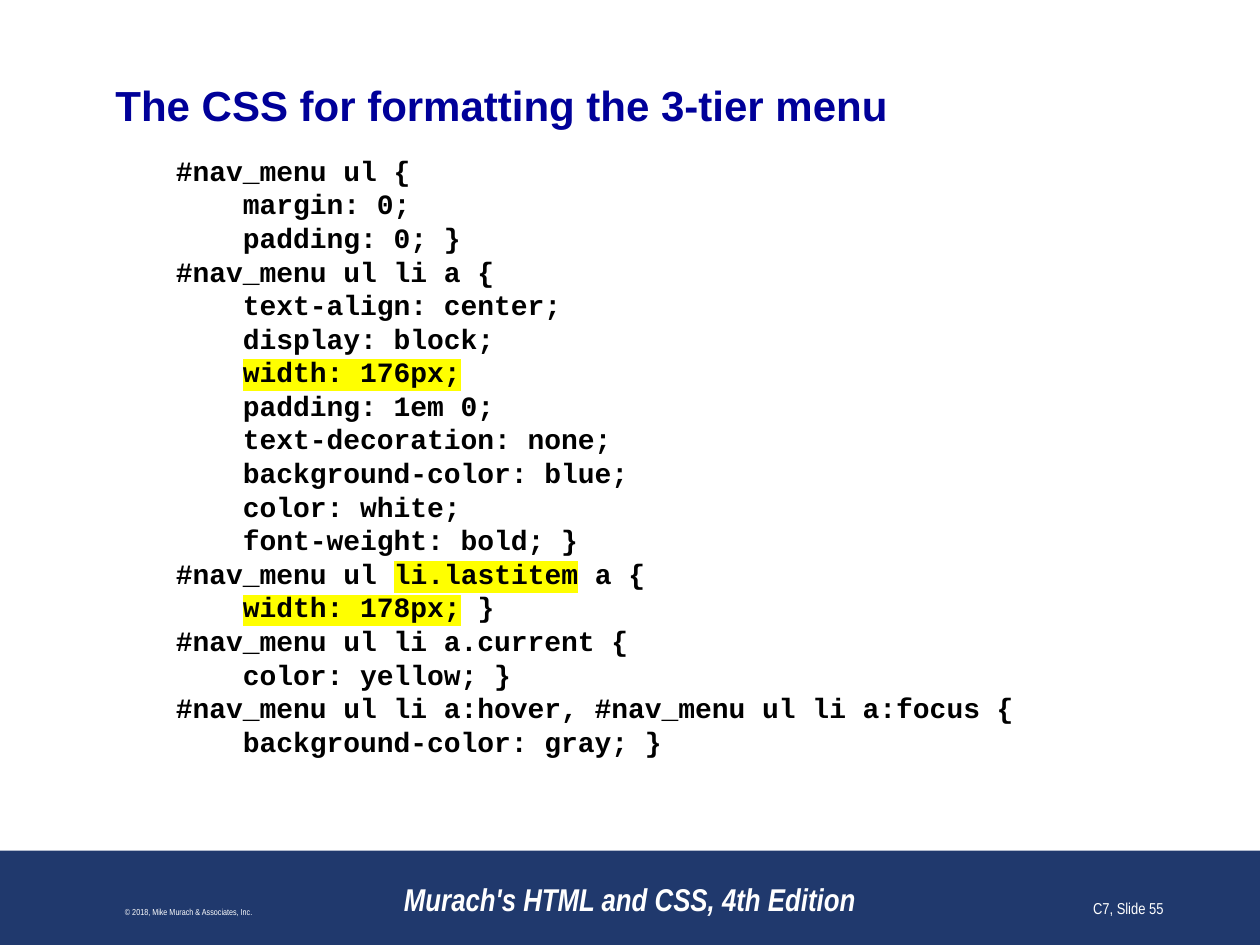
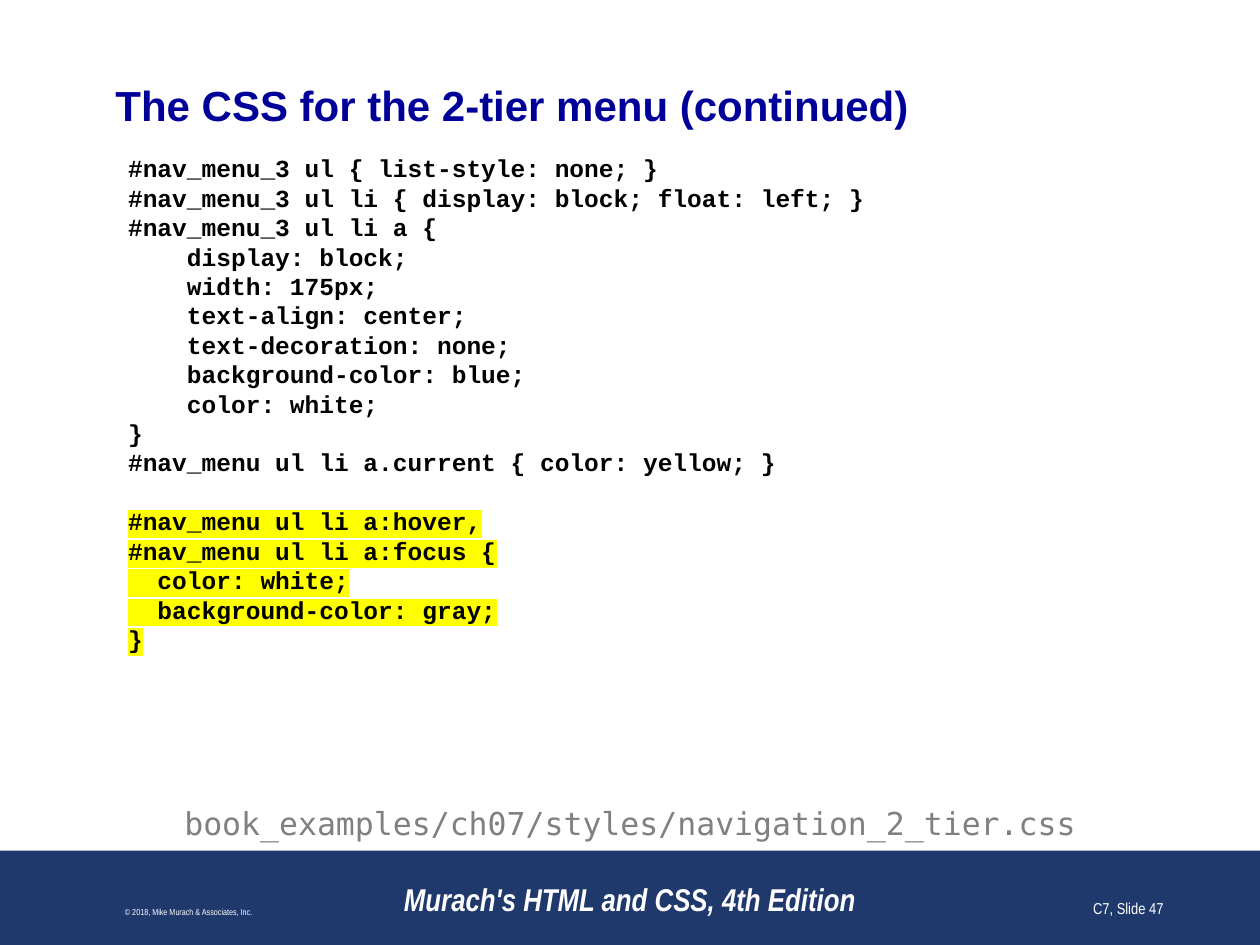
Before and after one commit to paulsmithkc/awd1000_base_lab_and_homework, a slide deck: slide 47 of murach_html_4e/slides/Chapter 7 slides (Revised).pptx (slide 55 before the commit). Drawn at 1260x945 pixels with LibreOffice and Linux fonts; fonts in the diff are those of the drawing; background and template pictures are left out. Boxes give left, top, right and bottom in pixels: in the first picture for what was removed or moved away, otherwise in the second. Text is boxed around its words. In the diff, an @@ line names an element or a change of style, - is before the commit and + after.

```diff
--- a/murach_html_4e/slides/Chapter 7 slides (Revised).pptx
+++ b/murach_html_4e/slides/Chapter 7 slides (Revised).pptx
@@ title at bbox=[115, 90, 909, 130]: text changed @@
-The CSS for formatting the 3-tier menu
+The CSS for the 2-tier menu (continued)
@@ text at bbox=[128, 159, 835, 300]: text changed; size 16 to 14 pt @@
-#nav_menu ul {
-margin: 0;
-padding: 0; }
-#nav_menu ul li a {
+#nav_menu_3 ul { list-style: none; }
+#nav_menu_3 ul li { display: block; float: left; }
+#nav_menu_3 ul li a {
+display: block;
+width: 175px;
@@ text at bbox=[187, 306, 526, 418]: size 16 to 14 pt, highlight #FFFFFF to none in "text-align: center;", "text-decoration: none;", "background-color: blue;", "color: white;"; indent changed @@
@@ text at bbox=[243, 329, 495, 422]: paragraphs removed @@
-display: block;
-width: 176px;
-padding: 1em 0;
@@ text at bbox=[128, 454, 746, 627]: text changed; size 16 to 14 pt @@
-font-weight: bold; }
-#nav_menu ul li.lastitem a {
-width: 178px; }
-#nav_menu ul li a.current {
-color: yellow; }
-#nav_menu ul li a:hover, #nav_menu ul li a:focus {
-background-color: gray; }
+}
+#nav_menu ul li a.current { color: yellow; }
+#nav_menu ul li a:hover,
+#nav_menu ul li a:focus {
+color: white;
+background-color: gray;
+}
@@ text added at bbox=[184, 811, 1075, 842], 18 pt, text #808080 @@
+book_examples/ch07/styles/navigation_2_tier.css
@@ page number at bbox=[1093, 902, 1163, 916]: text changed @@
-C7, Slide 55
+C7, Slide 47
```
Also in this commit, not shown: 37 other slides changed, 6 slides removed.
